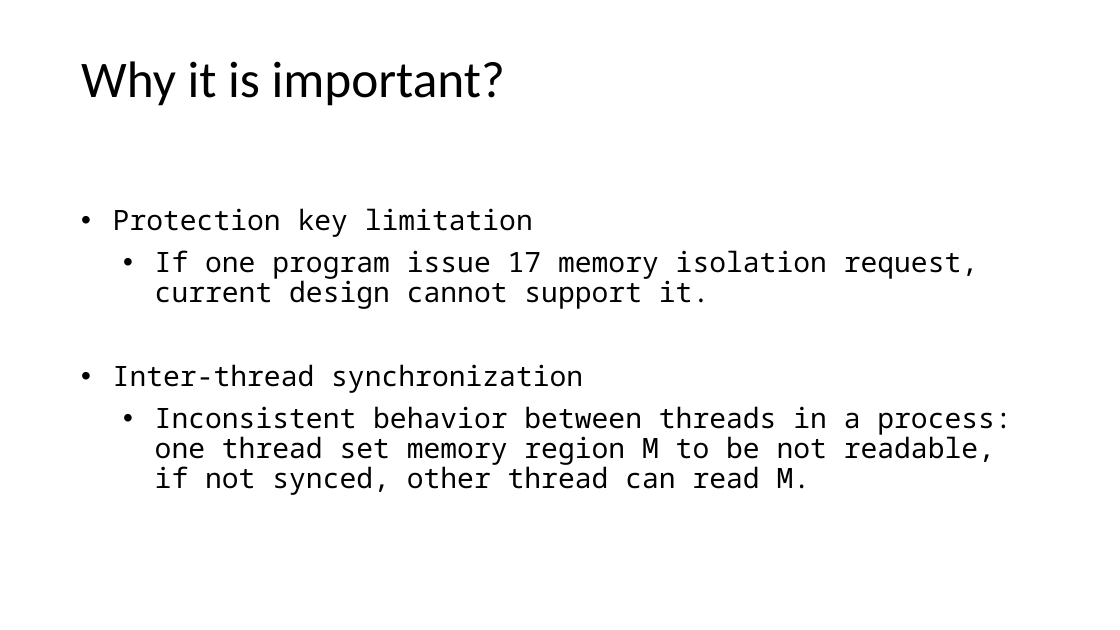
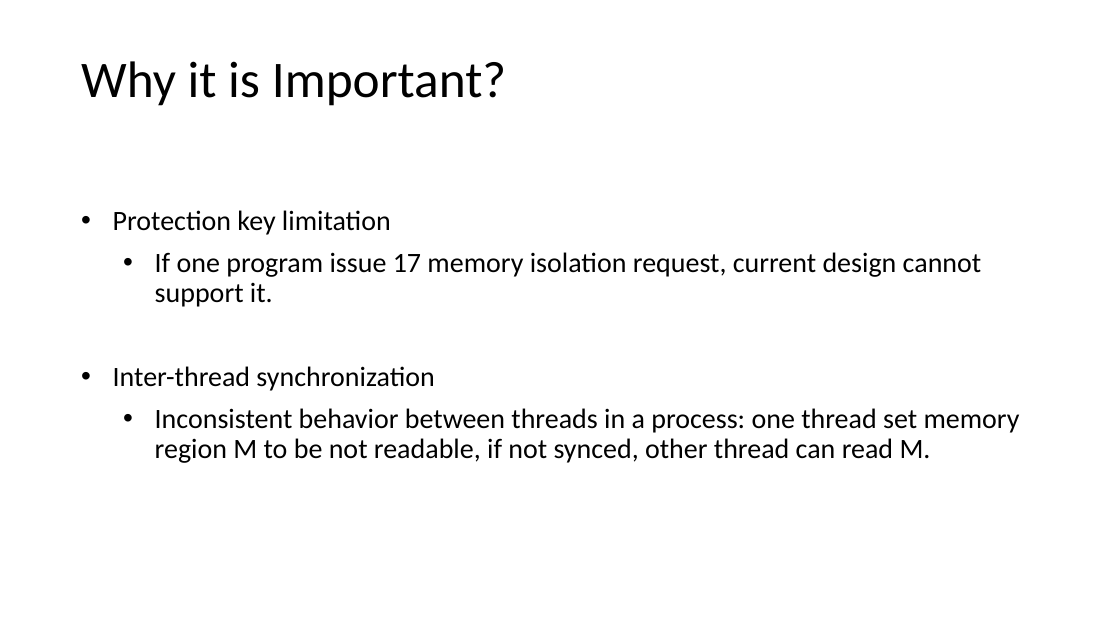
Before and after one commit to LiGaOg/libpmp, a slide deck: slide 13 of proposal.pptx. Drawn at 1120x630 pixels with LibreOffice and Linux fonts; fonts in the diff are those of the drawing. Boxes give left, top, right and bottom in pixels: in the first picture for what was removed or moved away, otherwise in the second. Text is boxed around its words. In the diff, an @@ line names an element or a change of style, - is before the commit and + after.

Commit message:
Fix slide's font

```diff
--- a/proposal.pptx
+++ b/proposal.pptx
@@ title at (x1=81, y1=61, x2=506, y2=106): text changed @@
-Why it is important?
+Why it is Important?
@@ text "Protection key limitation" at (x1=113, y1=210, x2=1020, y2=463): font Noto Sans Mono to Calibri @@
```
Also in this commit, not shown: 20 other slides changed, 1 slide added.
